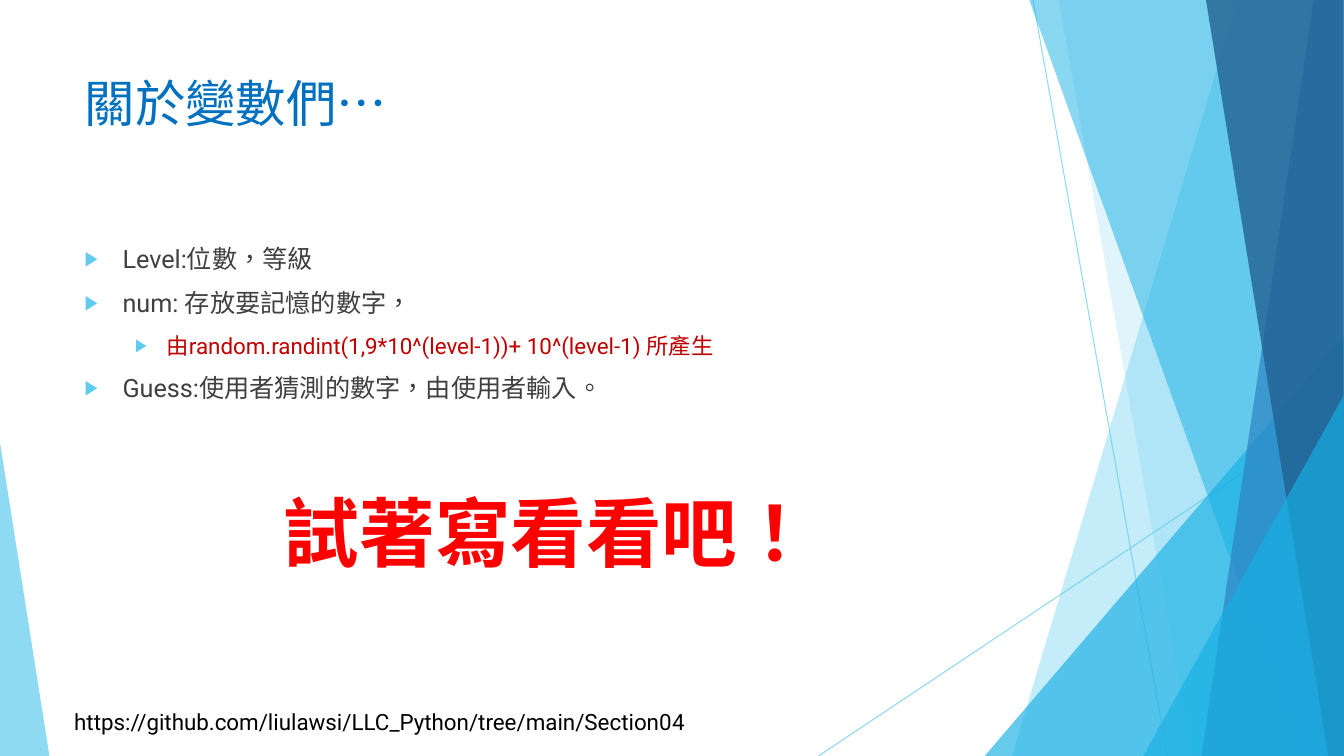
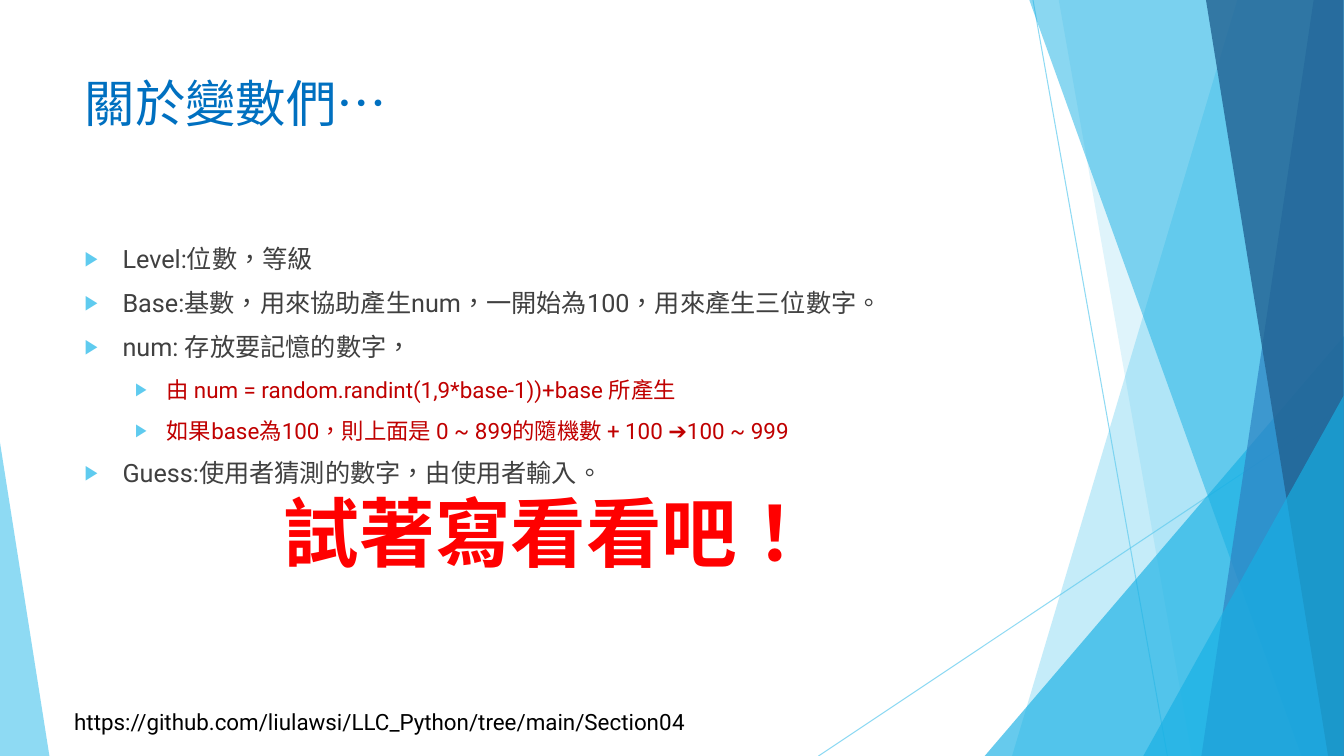
Before and after one commit to liulawsi/My_PPTs, a slide deck: slide 4 of LCC/Python/04c_來個小遊戲2.pptx. Drawn at 1344x756 pixels with LibreOffice and Linux fonts; fonts in the diff are those of the drawing; background and template pictures are left out. Boxes give left, top, right and bottom in pixels: in the first picture for what was removed or moved away, otherwise in the second. Text is boxed around its words. In the diff, an @@ line names an element or a change of style, - is before the commit and + after.

```diff
--- a/LCC/Python/04c_來個小遊戲2.pptx
+++ b/LCC/Python/04c_來個小遊戲2.pptx
@@ text at box(123, 291, 882, 314): paragraph added @@
+▶ Base:基數，用來協助產生num，一開始為100，用來產生三位數字。
@@ text at box(167, 379, 789, 441): text changed @@
-  ▶ 由random.randint(1,9*10^(level-1))+ 10^(level-1) 所產生
+  ▶ 由 num = random.randint(1,9*base-1))+base 所產生
+  ▶ 如果base為100，則上面是 0 ~ 899的隨機數 + 100 ➔100 ~ 999
```
Also in this commit, not shown: 2 other slides changed, 1 other file.
